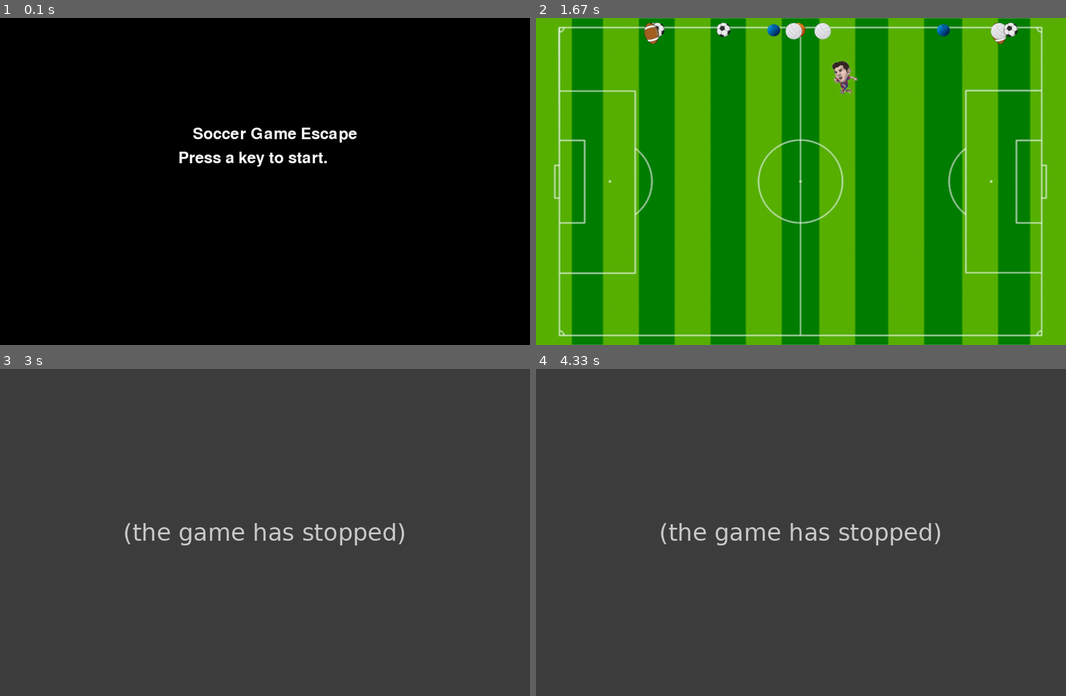
Above: before the commit, frames 1-4 (two rows, left to right).
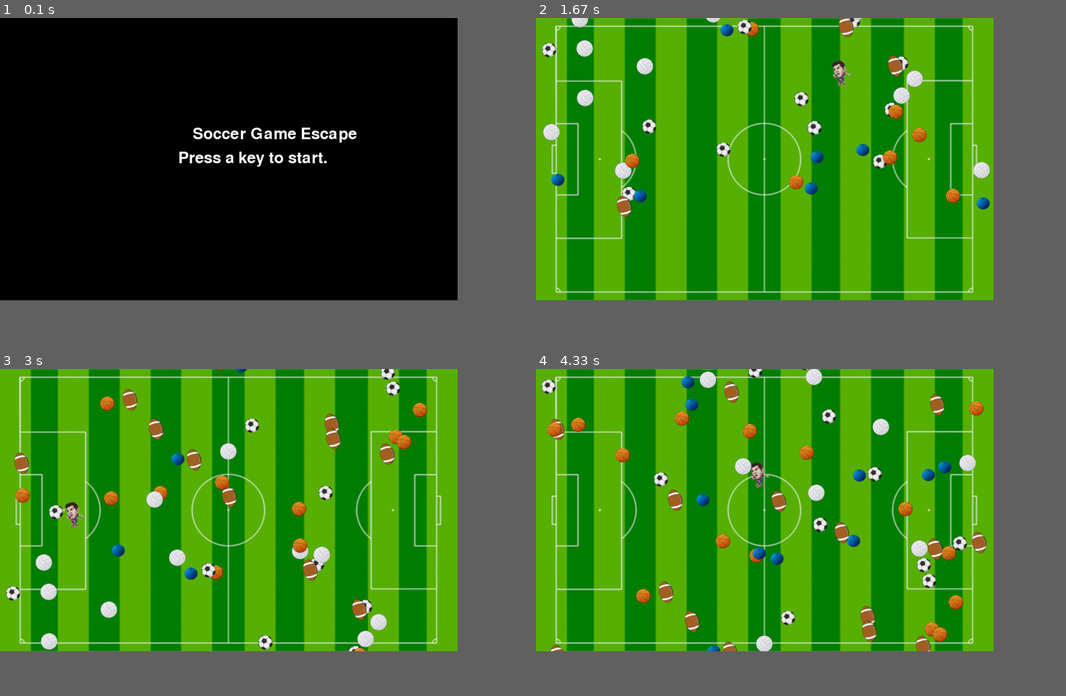
Above: after the commit, the same moments.

Repository: andrevinicius201/jogo_pygame
Game: pygame game, started from SoccerGame.py
The game is run twice, just before and just after one commit, with the same random seed, the same clock (stepped at 60 frames per second) and the same inputs.
Inputs (mouse positions are in pixels of both pictures, inside the frame that each line leads up to):
- Up to frame 1 (0.1 s): no input
- Up to frame 2 (1.67 s): tap Enter at 0.33 s; hold D 0.67-1.13 s; move the mouse to (652, 161) at 0.7 s; hold W 1.17-1.47 s; move the mouse to (620, 116) at 1.2 s; hold D from 1.5 s (still down); move the mouse to (832, 60) at 1.53 s
- Up to frame 3 (3 s): release D at 1.97 s; hold A 2-2.53 s; move the mouse to (280, 535) at 2.03 s; hold S 2.57-2.87 s; move the mouse to (238, 414) at 2.6 s; hold A from 2.9 s (still down); move the mouse to (63, 503) at 2.93 s
- Up to frame 4 (4.33 s): release A at 3.3 s; hold W 3.33-3.7 s; move the mouse to (769, 539) at 3.37 s; hold D from 3.73 s (still down); move the mouse to (748, 460) at 3.77 s
In our replay, the window is 900x556 before the commit and 777x480 after it. These sizes can differ from the game's own. Grey fills any space a smaller window leaves; there, only what the larger window draws over its background counts as a difference.

The runs differ from the first frame. In frame 1, 0.2% of the frame differs, in the area x 35-68%, y 33-46%; in frame 2, 59%; in frame 3, 74%, in the area x 0-87%, y 0-87%; in frame 4, 74%.
Error before the commit: AttributeError: 'tuple' object has no attribute 'left' (SoccerGame.py line 117); the game stopped at 2 s (later frames are placeholders)

Commit message:
fazendo as bolas cairem aleatoriamente

Diff:
--- a/SoccerGame.py
+++ b/SoccerGame.py
@@ -4,20 +4,13 @@
 
 def main():
     pygame.init()
-    tela = pygame.display.set_mode([1100, 680])
+    tela = pygame.display.set_mode([950, 587])
     pygame.display.set_caption("Soccer Game Escape")
     relogio = pygame.time.Clock()
+
     cor_branca = (255, 255, 255)
 
-    #boliche = pygame.image.load("bola_boliche.jpg")
-
-    '''boliche = [0,0]
-
-    for i in range(2):
-        boliche[i] = pygame.image.load("bola_boliche.jpg")'''
-
-    #bolas = [boliche,futebol,volei]
-
+    cont = 0
 
     def encerrar():
         pygame.quit()
@@ -31,6 +24,12 @@
                     if event.key == pygame.K_ESCAPE:
                         encerrar()
                     return
+
+    def jogadorAcertouUmaBola(retJogador, bolas):
+        for b in bolas:
+            if retJogador.colliderect():
+                return True
+        return False
 
 
     def desenharTexto(text, font, surface, x, y):
@@ -61,7 +60,7 @@
             if event.type == pygame.QUIT:
                 sair = True
 
-            if event.type == pygame.MOUSEBUTTONDOWN:
+            '''if event.type == pygame.MOUSEBUTTONDOWN:
                 retJogador = retJogador.move(10,10)
 
             if event.type == pygame.MOUSEMOTION:
@@ -79,33 +78,22 @@
                     retJogador.move_ip(0,-10)
 
                 if event.key == ord('s'):
-                    retJogador.move_ip(0,10)
+                    retJogador.move_ip(0,10)'''
 
-        '''cont_bolas = 0
 
-        if cont_bolas < 15:
-            aleatorio = random.randint(0,15)
-            for i in range(aleatorio):
-                ale = random.randint(0,49)
-                tela.blit(classe_bolas.bolas[ale].img, (classe_bolas.bolas[ale].x, classe_bolas.bolas[ale].y))
-                classe_bolas.bolas[ale].y += 5
-                cont_bolas += 1
-            if classe_bolas.bolas[ale].y > 690:
-                cont_bolas -= 1
-                print("caralho")'''
+        for bola in range(len(classe_bolas.bolas)):
+            tela.blit(classe_bolas.bolas[bola].img, (classe_bolas.bolas[bola].x, classe_bolas.bolas[bola].y))
+            classe_bolas.bolas[bola].y += 5
 
-        todas_bolas = []
+            if classe_bolas.bolas[bola].y > 620:
+                classe_bolas.bolas[bola].y = -18000
+                cont += 1
 
-        cont_bolas = 0
+            pos = pygame.mouse.get_pos()
 
-        while cont_bolas < 15:
-            ale = random.randint(0,49)
-            bola = [classe_bolas.bolas[ale].img, (classe_bolas.bolas[ale].x, classe_bolas.bolas[ale].y)]
-            todas_bolas.append(bola)
-            cont_bolas += 1
-
-        for bola in todas_bolas:
-            tela.blit(bola[0],bola[1])
+            if pos[0] == (classe_bolas.bolas[bola].x + 15) and pos[1] == (classe_bolas.bolas[bola].y+15):
+                sair = True
+                break
 
 
 
@@ -113,29 +101,22 @@
 
         tela.blit(imagem_fundo, (0, 0))
 
-
         (retJogador.left, retJogador.top) = pygame.mouse.get_pos()
 
         pos = pygame.mouse.get_pos()
 
 
-        if pos[0] > 1050:
-            pygame.mouse.set_pos(1050,pos[1])
+        if pos[0] > 900:
+            pygame.mouse.set_pos(900,pos[1])
 
-
-        elif pos[1] > 610:
-            pygame.mouse.set_pos(pos[0],610)
-
+        elif pos[1] > 540:
+            pygame.mouse.set_pos(pos[0],540)
 
         pygame.mouse.set_visible(0)
 
-
         tela.blit(imagemJogador, retJogador)
 
-        #pygame.display.update()
-
-
-        relogio.tick(40)
+        relogio.tick(60)
 
     pygame.quit()
 
--- a/classe_bolas.py
+++ b/classe_bolas.py
@@ -1,5 +1,6 @@
 import random
 import pygame
+
 
 imagens = ['bola_boliche.jpg','bola_futebol.jpg','bola_volei.jpg','bola_footbal.jpg','bola_basquete.jpg']
 tipos = ['boliche','futebol', 'volei','footbal','basquete']
@@ -12,5 +13,5 @@
         self.img = pygame.image.load(imagens[index])
         self.tipo = tipos[index]
 
-for i in range(50):
-    bolas.append(Bola(random.randint(10, 1090), 10, random.randint(0, len(imagens)-1)))
+for i in range(1500):
+    bolas.append(Bola(random.randint(0, 930), random.randint(-18000, 0), random.randint(0, len(imagens)-1)))
Binary file added: backup/campo.jpg
Binary file changed: campo.jpg
Binary file changed: messi.jpg
